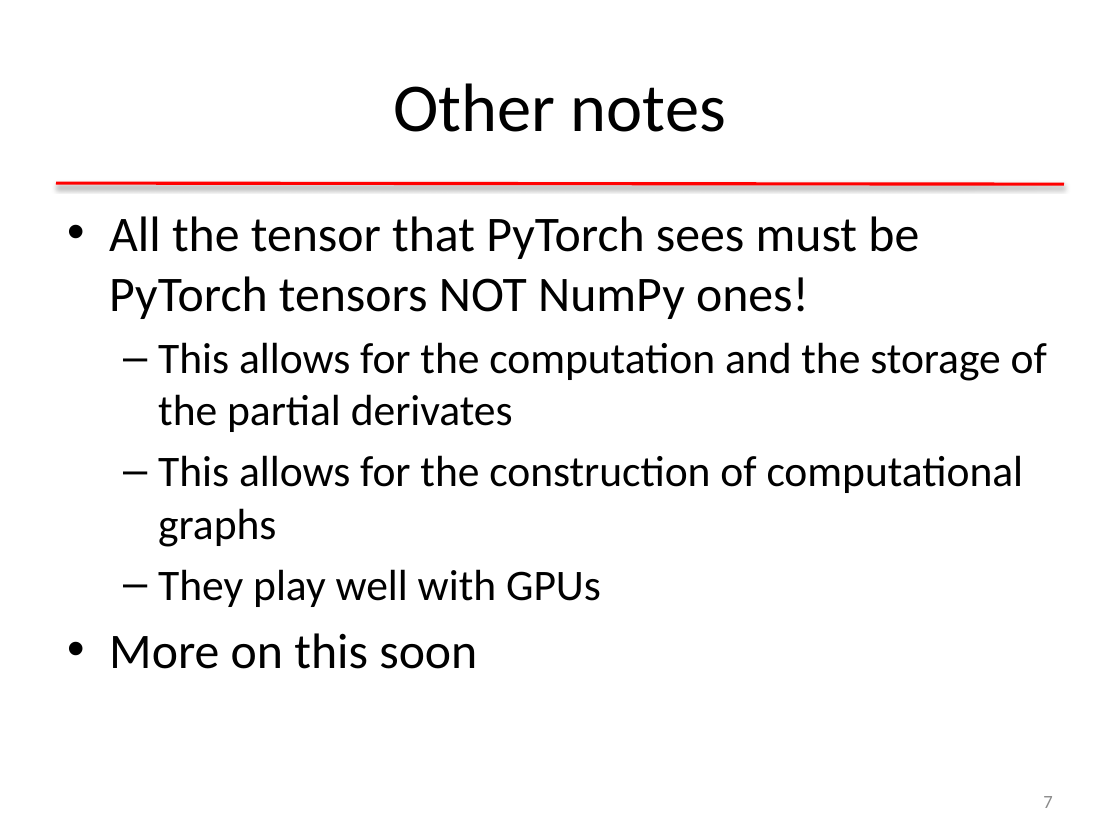
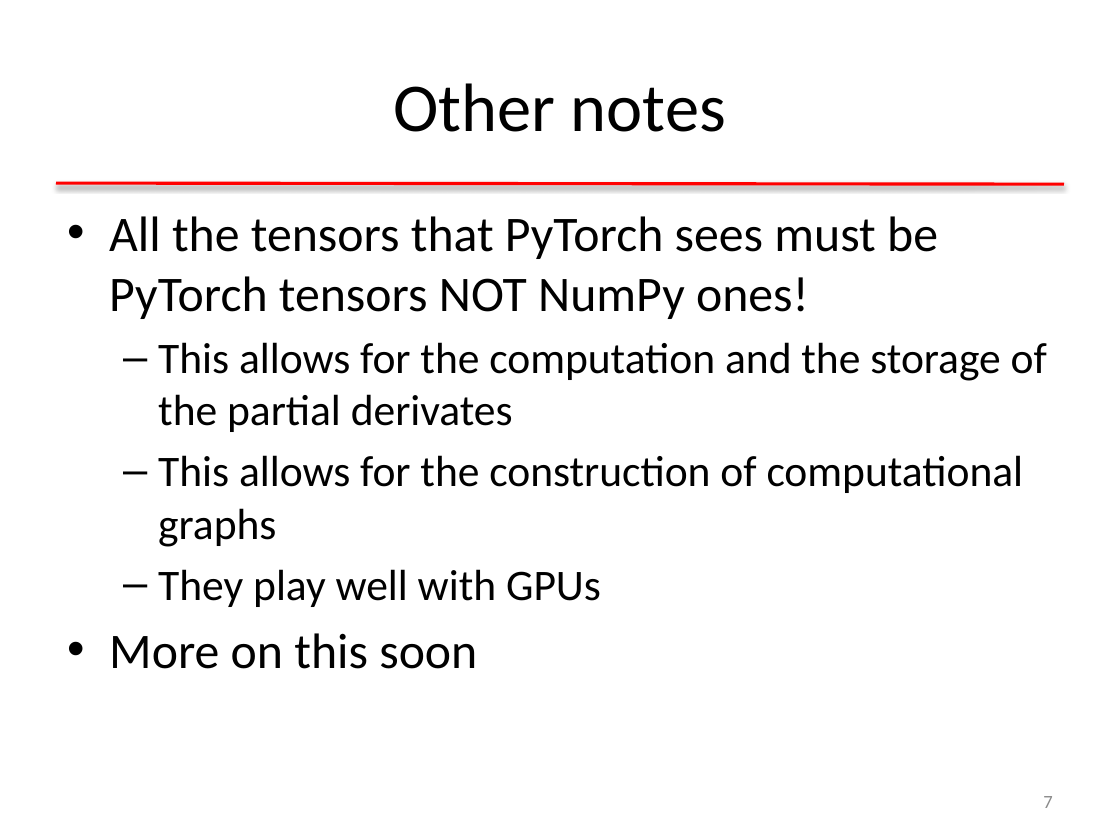
Before and after one commit to clulab/gentlenlp, a slide deck: slide 7 of docs/slides/nnintro-ch4.pptx. Drawn at 1120x840 pixels with LibreOffice and Linux fonts; fonts in the diff are those of the drawing. Boxes give left, top, right and bottom in pixels: in the first picture for what was removed or moved away, otherwise in the second. Text is boxed around its words. In the diff, an @@ line names an element or a change of style, - is before the commit and + after.

Commit message:
update to ch 4

```diff
--- a/docs/slides/nnintro-ch4.pptx
+++ b/docs/slides/nnintro-ch4.pptx
@@ text at [109, 216, 938, 319]: text changed @@
-• All the tensor that PyTorch sees must be PyTorch tensors NOT NumPy ones!
+• All the tensors that PyTorch sees must be PyTorch tensors NOT NumPy ones!
```
Also in this commit, not shown: 1 other slide changed.
